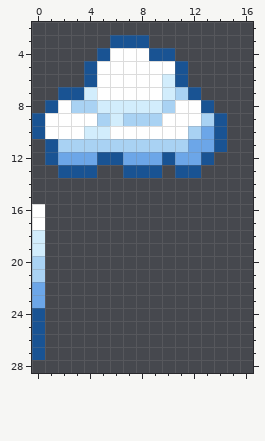
Pixel-art file, stored at _Data/Doll/_DollTest.aseprite. Above is the file before it was changed.
64x64 pixels, 1 frame. Shown: x 0..16, y 2..28.
Once edited:
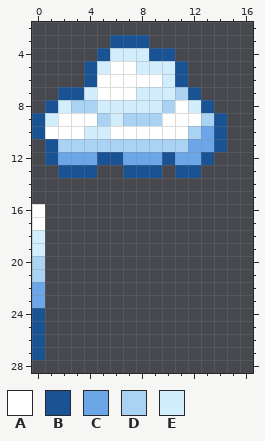
Palette (. is transparent): A #ffffff  B #195393  C #6ca6e8  D #a9d2f3  E #d2edfc
The edit:
y 4: x 6..8 AAA -> EEE
y 5: x 5 A -> E; x 8..10 AAA -> EEE
y 7: x 8..9 AA -> EE
y 8: x 2 A -> E; x 12 A -> E
y 9: x 1 A -> E
Where, in picture pixels (left, top, right, bottom), the same in both pictures:
changed: (45, 48, 201, 126)
